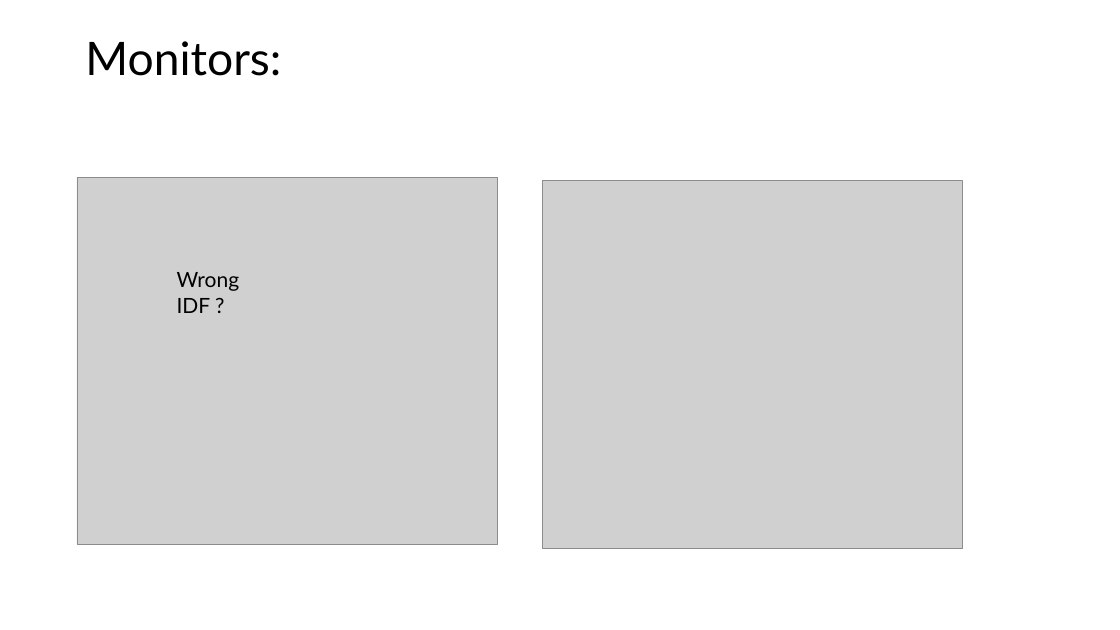
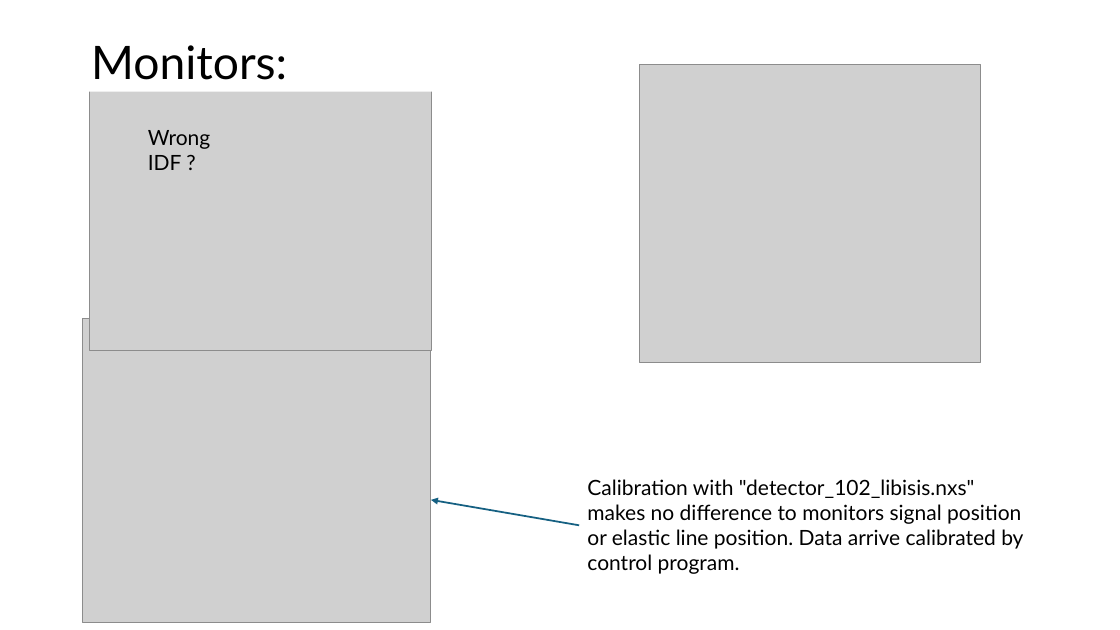
Before and after one commit to abuts/Fe, a slide deck: slide 1 of Data/sources/reduction/Mantid_nxspe_2024/cycle10_02/EiAndElasticLineForRuns.pptx. Drawn at 1120x630 pixels with LibreOffice and Linux fonts; fonts in the diff are those of the drawing; grey boxes stand for pictures. Boxes give left, top, right and bottom in pixels: in the first picture for what was removed or moved away, otherwise in the second. Text is boxed around its words. In the diff, an @@ line names an element or a change of style, - is before the commit and + after.

Commit message:
Analysis for elastic line Fe, Ei = 200 with conversion to angle. Small angle -- ei = 201.2

```diff
--- a/Data/sources/reduction/Mantid_nxspe_2024/cycle10_02/EiAndElasticLineForRuns.pptx
+++ b/Data/sources/reduction/Mantid_nxspe_2024/cycle10_02/EiAndElasticLineForRuns.pptx
@@ title "Monitors:": place and size @@
-title "Monitors:" at <box>85,41,281,76</box>
+title "Monitors:" at <box>91,45,287,80</box>
@@ picture: place and size @@
-picture at <box>77,177,498,544</box>
+picture at <box>90,52,431,350</box>
@@ picture: place and size @@
-picture at <box>543,181,964,548</box>
+picture at <box>639,64,981,362</box>
@@ text "Wrong IDF ?": place and size @@
-text "Wrong IDF ?" at <box>177,272,240,313</box>
+text "Wrong IDF ?" at <box>148,130,211,170</box>
@@ picture added at <box>83,318,432,623</box> @@
@@ text added at <box>587,479,1023,574</box>, 18 pt, text #000000 @@
+Calibration with "detector_102_libisis.nxs"
+makes no difference to monitors signal position
+or elastic line position. Data arrive calibrated by
+control program.
@@ arrow added from (579, 525) to (431, 500), #156082 1.5 pt @@
```
Also in this commit, not shown: 1 other slide changed, 1 slide added, 3 other files.
